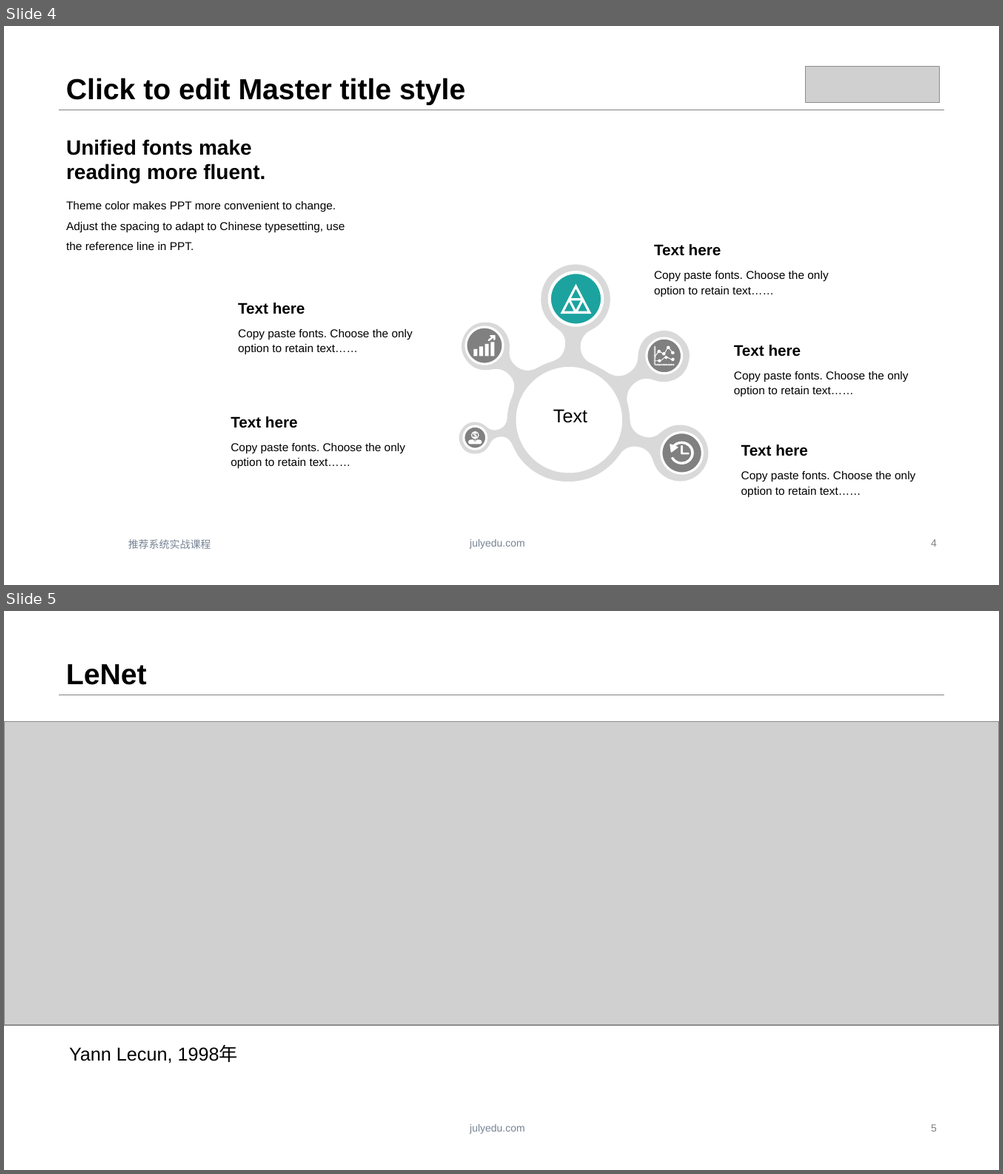
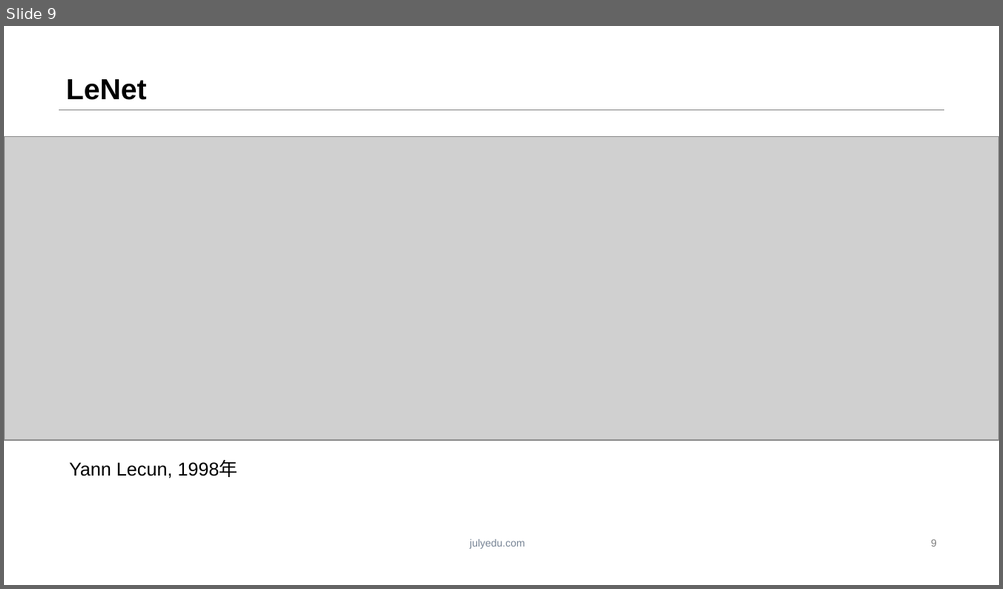
Before and after one commit to ZeweiChu/PyTorch-Course, a slide deck: 第四课.pptx. Shown one above the other, each under a label of ours: slides 4 and 5 before the commit, slide 9 after it. The pictures are 1003x1174 and 1003x589 pixels, drawn with LibreOffice and Linux fonts; fonts in the diff are those of the drawing; grey boxes stand for pictures; background and template pictures are left out. Boxes give left, top, right and bottom in pixels: in the first picture for what was removed or moved away, otherwise in the second. Text is boxed around its words. In the diff, an @@ line names an element or a change of style, - is before the commit and + after.

```diff
--- a/第四课.pptx
+++ b/第四课.pptx
@@ slide 4 removed at [4,26,999,585], background #FFFFFF; not listed: 2 template elements that a slide beside it also shows @@
@@ picture removed at [805,66,939,103] @@
@@ title removed at [66,78,465,105] @@
-Click to edit Master title style
@@ group removed at [66,139,915,497]: 13 texts, 6 freeform shapes, 5 ellipses @@
-Copy paste fonts. Choose the only option to retain text……
-Text here
-Copy paste fonts. Choose the only option to retain text……
-Text here
-Copy paste fonts. Choose the only option to retain text……
-Text here
-Copy paste fonts. Choose the only option to retain text……
-Text here
-Copy paste fonts. Choose the only option to retain text……
-Text here
-Text
-Unified fonts make
-reading more fluent.
-Theme color makes PPT more convenient to change.
-Adjust the spacing to adapt to Chinese typesetting, use the reference line in PPT.
@@ text removed at [128,540,211,549] @@
-推荐系统实战课程
@@ page number removed at [930,540,936,547] @@
-4
@@ what was slide 5 is now slide 9 @@
@@ page number at [930,540,936,547]: text changed @@
-5
+9
```
Also in this commit, not shown: 4 slides changed, 4 slides added, 2 other slides removed, 4 other files.
